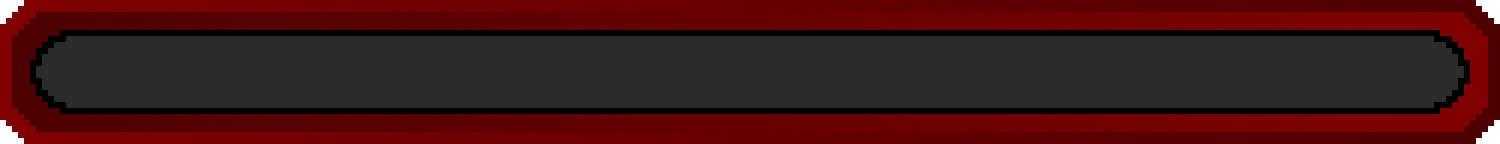
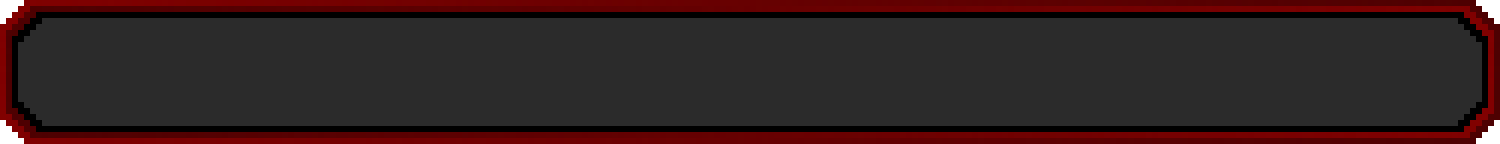
Comparing the layer stacks of the two 1500 x 144 images. Changes:
painted on "Pasted Layer #2" over [6, 6, 1494, 138]
painted on "Pasted Layer #1" over [6, 6, 1494, 138]
painted on "Pasted Layer" over [12, 12, 1488, 132]
